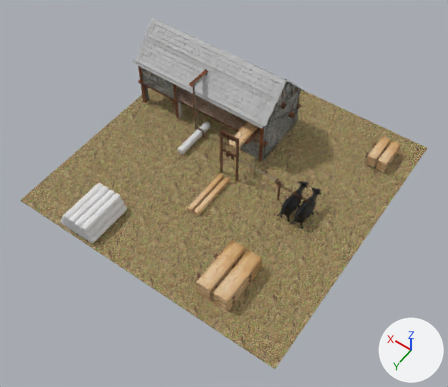
Renders of the FBX model Blender Project Sawmill/Human Sawmill/Sawmill_Human.fbx from each side of a commit.
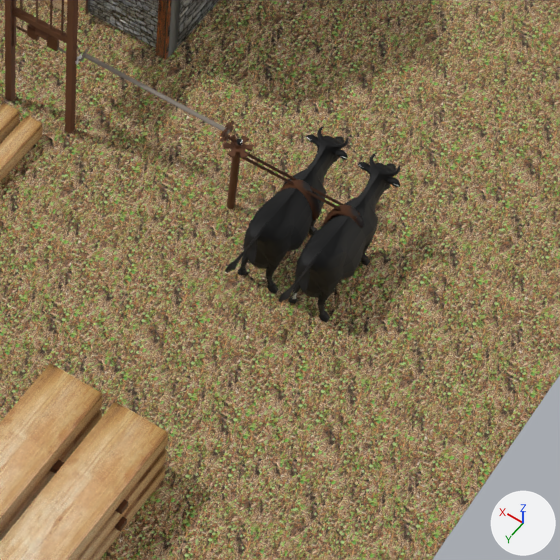
There are two pictures of each version: one whole from a 50 mm lens placed at (-12.13, 16.4, 23.8), pointed at (-1.64, 1.72, 0.73), one close up on the part from 49% to 81% of the width and 38% to 75% of the height. Arrows for +X, +Y and +Z are at lower right; the lights stay in place. Where no turn or scale is listed for an object, it has been applied to the vertices. Vertices at the same position are counted once.

In view in the first close-up: 'Casa Part0', 'Casa Part1', 'Cilindro', 'Cilindro.001', 'Eje Rueda Vacas 2', 'Listones 2', 'Sierra', 'Suelo'.
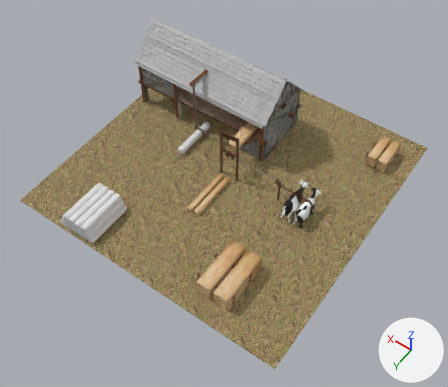
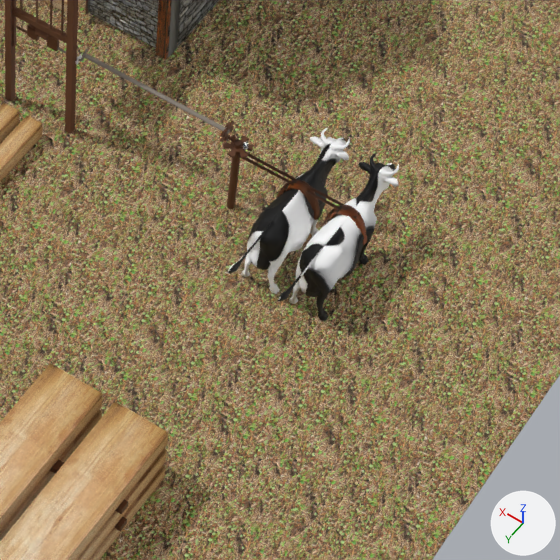
What differs and where, as boxes (x1, y1, x2, y2) in the close-ups (560 x 560 px):
```json
{"object": "Cilindro.001", "change": "reshaped, moved, rescaled", "before": [225, 125, 400, 322], "after": [228, 128, 399, 321]}
{"part": 1, "of": "me_cilindro_001", "change": "added", "after": [228, 128, 399, 321]}
```

The change, as JSON lines over the scene's bpy script:
```json
{"block": "me_cilindro_001", "where": "# used by ob_cilindro_001; location = (-3.663, 0.0422, 1.263); scale = (-0.034, -0.034, -0.034)"}
{"op": "remove", "block": "me_cilindro_001", "code": "me_cilindro_001.from_pydata(...)  # 1796 vertices, 3190 faces; spans x -1.0..56.4, y -49.0..29.0, z -1.0..36.6"}
{"op": "add", "block": "me_cilindro_001", "code": "me_cilindro_001.from_pydata(...)  # 13624 vertices, 26124 faces; spans x -1.0..56.4, y -49.0..29.0, z -1.0..36.6"}
{"block": "me_cilindro_001", "change": "me_cilindro_001 part 1: 11508 vertices added at x 15.5..56.4, y -49.0..29.0, z -0.9..36.6"}
{"op": "add", "block": "ob_cilindro_001", "code": "ob_cilindro_001.parent = ob_cilindro"}
{"op": "set", "path": "ob_cilindro_001.location", "old": "(-3.663, 0.0422, 1.263)", "new": "(-2.035, -0.223, 1.0)"}
{"op": "set", "path": "ob_cilindro_001.scale", "old": "(-0.034, -0.034, -0.034)", "new": "(-0.645, -0.685, -0.0547)"}
```
